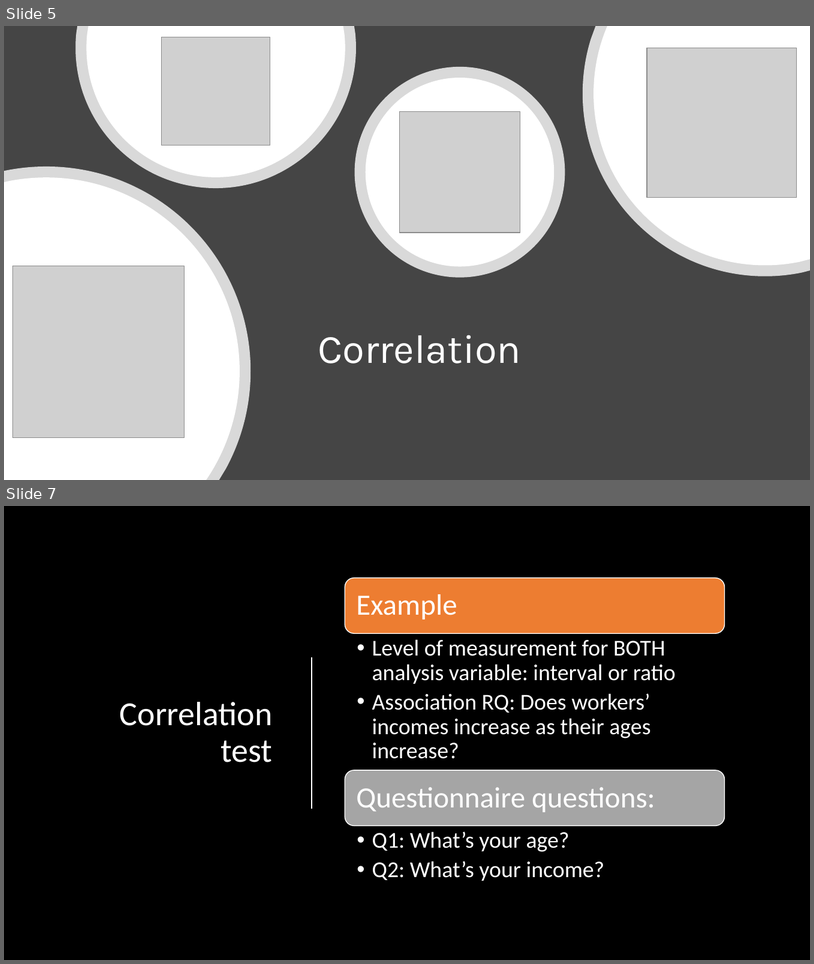
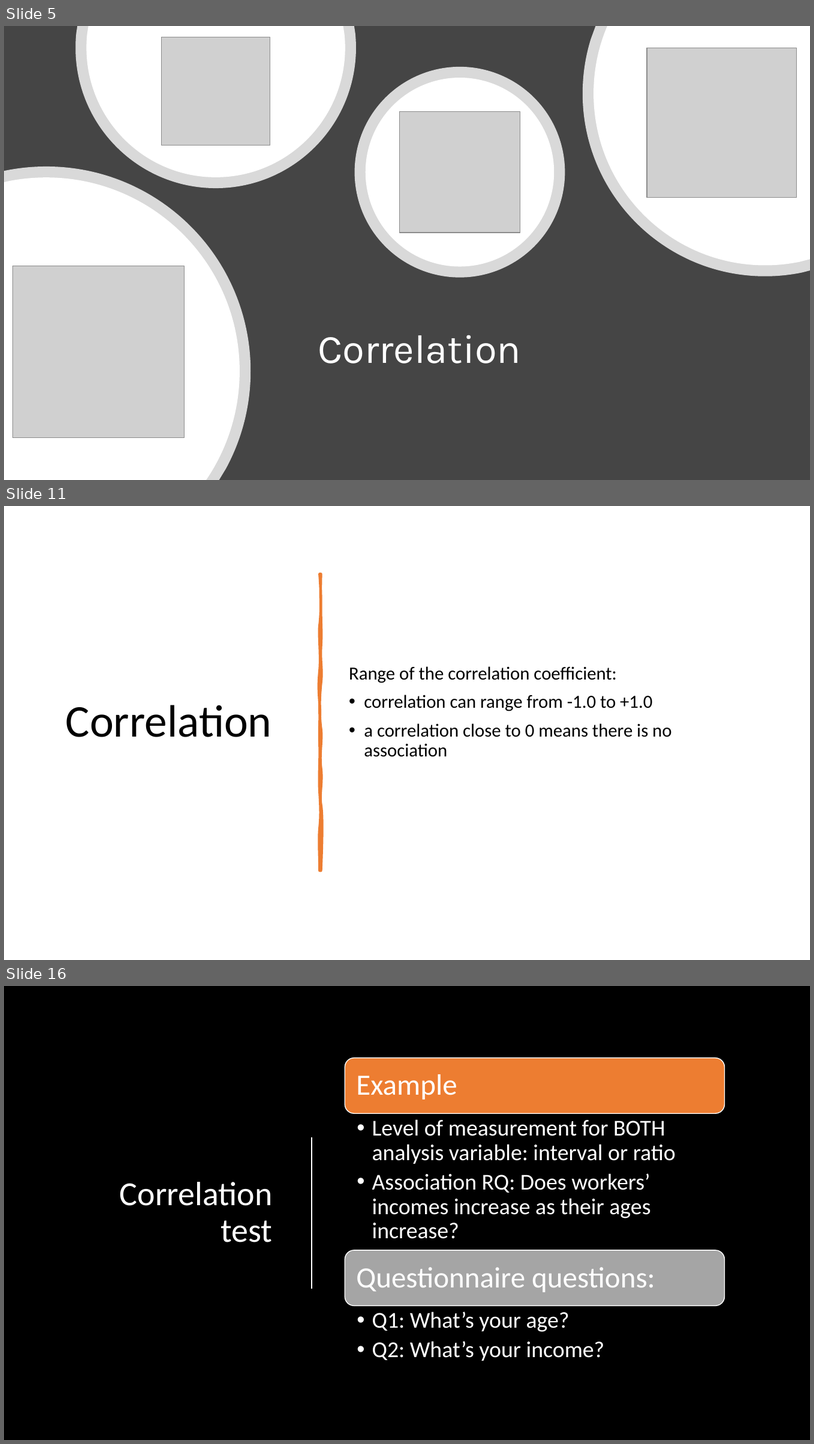
Before and after one commit to mikenguyen13/mar4050, a slide deck: lectures/11/1_Correlation.pptx. Shown one above the other, each under a label of ours: slides 5 and 7 before the commit, slides 5, 11 and 16 after it; the slides between them are not shown. The pictures are 814x964 and 814x1444 pixels, drawn with LibreOffice and Linux fonts; fonts in the diff are those of the drawing; grey boxes stand for pictures; background and template pictures are left out. Boxes give left, top, right and bottom in pixels: in the first picture for what was removed or moved away, otherwise in the second. Text is boxed around its words. In the diff, an @@ line names an element or a change of style, - is before the commit and + after.

```diff
--- a/lectures/11/1_Correlation.pptx
+++ b/lectures/11/1_Correlation.pptx
@@ slide 11 added at (4, 506, 810, 960), background #FFFFFF @@
@@ freeform shape added at (320, 574, 321, 870), fill #ED7D31, outline #ED7D31 3.25 pt @@
@@ text added at (349, 666, 672, 757), 22 pt, text #000000 @@
+Range of the correlation coefficient:
+• correlation can range from -1.0 to +1.0
+• a correlation close to 0 means there is no association
@@ title added at (66, 705, 272, 737), 54 pt, text #000000 @@
+Correlation
@@ what was slide 7 is now slide 16 @@
```
Also in this commit, not shown: 10 slides changed, 9 other slides added, 1 slide removed, 7 other files.
